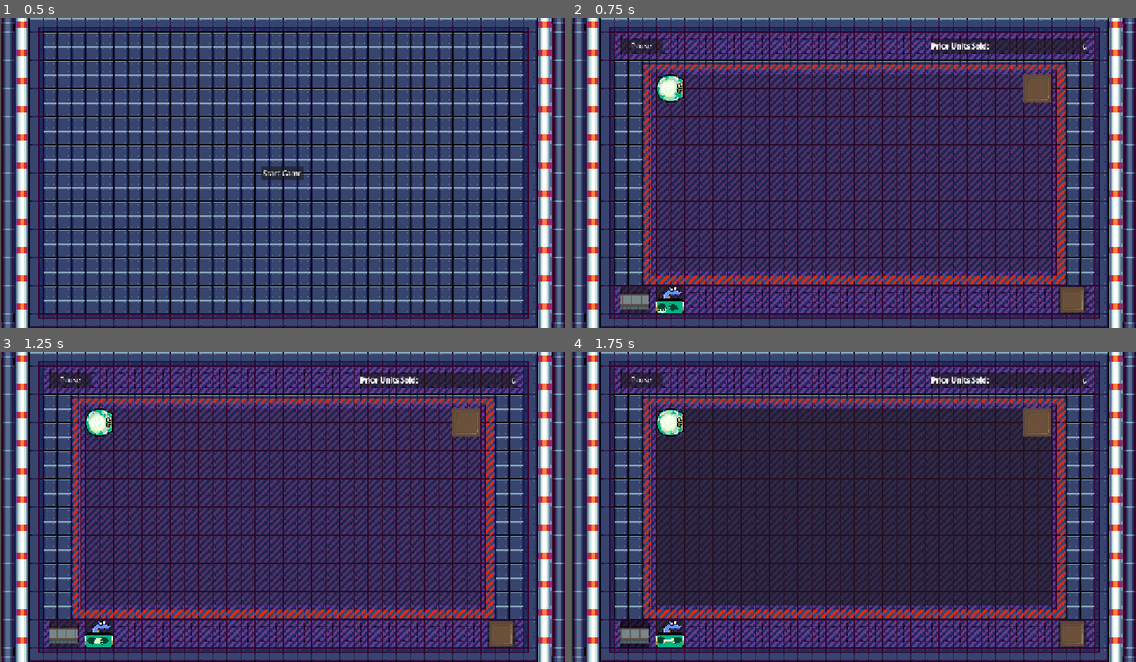
Above: before the commit, frames 1-4 (two rows, left to right).
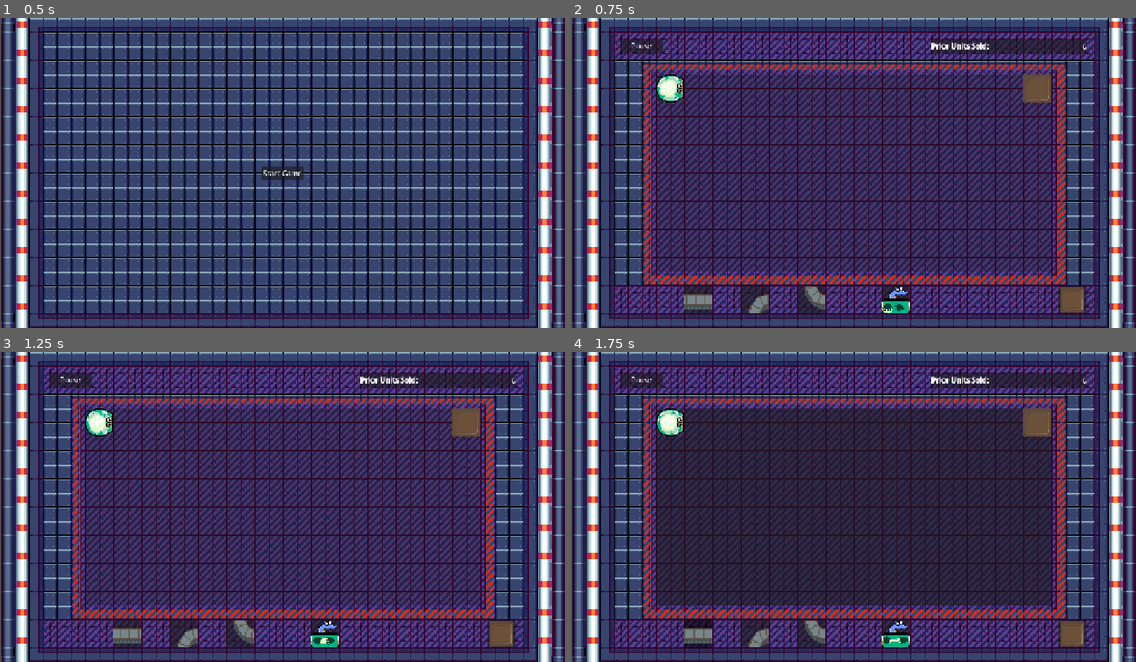
Above: after the commit, the same moments.

Repository: SemaLuna/everybodys-got-a-price
Game: Godot game, scene res://main.tscn
Two runs of this game, one before a commit and one after it. Both use one fixed random seed, a clock stepped at 60 frames per second and the inputs below.
Inputs (mouse positions are in pixels of both pictures, inside the frame that each line leads up to; where the layout moved, square brackets give the same spot in the first picture):
- Up to frame 1 (0.5 s): no input
- Up to frame 2 (0.75 s): click "Start Game" at 0.5 s
- Up to frame 3 (1.25 s): no input
- Up to frame 4 (1.75 s): click (695, 634) [633, 634] at 1.25 s

Frame 1 is identical in both runs. In frame 2, 2.4% of the frame differs, in the area x 8-60%, y 86-96%; in frame 3, 2.4%; in frame 4, 2.5%.

Commit message:
curved belts

Diff:
--- a/ui/hud.gd
+++ b/ui/hud.gd
@@ -5,7 +5,7 @@
 
 @export var conveyor_scene : PackedScene
 @export var stretch_machine_scene : PackedScene
-@onready var buttons = [$ConveyorButton, $TrashButton, $StretchMachineButton]
+@onready var buttons = [$ConveyorButton, $TrashButton, $StretchMachineButton, $ConveyorTurnRightButton, $ConveyorTurnLeftButton]
 var is_building = false
 
 func _on_pause_button_pressed() -> void:
@@ -23,16 +23,28 @@
 func _on_conveyor_button_pressed() -> void:
 	update_build_state($ConveyorButton)
 	var scene = conveyor_scene if is_building else null
-	build_mode.emit(is_building, scene)
+	build_mode.emit(is_building, scene, null)
+
+func _on_conveyor_turn_right_button_pressed() -> void:
+	update_build_state($ConveyorTurnRightButton)
+	var scene = conveyor_scene if is_building else null
+	var turn = "turn-right"
+	build_mode.emit(is_building, scene, turn)
+
+func _on_conveyor_turn_left_button_pressed() -> void:
+	update_build_state($ConveyorTurnLeftButton)
+	var scene = conveyor_scene if is_building else null
+	var turn = "turn-left"
+	build_mode.emit(is_building, scene, turn)
 
 func _on_trash_button_pressed() -> void:
 	update_build_state($TrashButton)
-	build_mode.emit(is_building, null)
+	build_mode.emit(is_building, null, null)
 
 func _on_stretch_machine_button_pressed() -> void:
 	update_build_state($StretchMachineButton)
 	var scene = stretch_machine_scene if is_building else null
-	build_mode.emit(is_building, scene)
+	build_mode.emit(is_building, scene, null)
 
 func update_build_state(button: BaseButton) -> void:
 	var currently_active_button = button.is_toggle_mode()
--- a/ui/hud.tscn
+++ b/ui/hud.tscn
@@ -8,6 +8,8 @@
 [ext_resource type="PackedScene" uid="uid://s4uewsnnvfcm" path="res://ui/hud/conveyor_button.tscn" id="4_en2x2"]
 [ext_resource type="PackedScene" uid="uid://37py3jvht7of" path="res://ui/hud/trash_button.tscn" id="6_1v5rv"]
 [ext_resource type="PackedScene" uid="uid://c4mpxdgsntrus" path="res://ui/hud/stretch_machine_button.tscn" id="7_q43x7"]
+[ext_resource type="PackedScene" uid="uid://dcvhcab2fa1g0" path="res://ui/hud/conveyor_turn_right_button.tscn" id="9_spcu4"]
+[ext_resource type="PackedScene" uid="uid://drepkqatb6cd2" path="res://ui/hud/conveyor_turn_left_button.tscn" id="10_ff8ar"]
 
 [sub_resource type="TileSetAtlasSource" id="TileSetAtlasSource_en2x2"]
 texture = ExtResource("4_7ihmi")
@@ -139,9 +141,9 @@
 offset_bottom = 80.0
 
 [node name="ConveyorButton" parent="." unique_id=239623468 instance=ExtResource("4_en2x2")]
-offset_left = 112.0
+offset_left = 256.0
 offset_top = 608.0
-offset_right = 176.0
+offset_right = 320.0
 offset_bottom = 672.0
 
 [node name="TrashButton" parent="." unique_id=88536468 instance=ExtResource("6_1v5rv")]
@@ -151,12 +153,26 @@
 offset_bottom = 672.0
 
 [node name="StretchMachineButton" parent="." unique_id=1452956942 instance=ExtResource("7_q43x7")]
-offset_left = 192.0
+offset_left = 704.0
 offset_top = 608.0
-offset_right = 256.0
+offset_right = 768.0
+offset_bottom = 672.0
+
+[node name="ConveyorTurnRightButton" parent="." unique_id=1638303112 instance=ExtResource("9_spcu4")]
+offset_left = 384.0
+offset_top = 608.0
+offset_right = 448.0
+offset_bottom = 672.0
+
+[node name="ConveyorTurnLeftButton" parent="." unique_id=577556969 instance=ExtResource("10_ff8ar")]
+offset_left = 512.0
+offset_top = 608.0
+offset_right = 576.0
 offset_bottom = 672.0
 
 [connection signal="pressed" from="PauseButton" to="." method="_on_pause_button_pressed"]
 [connection signal="pressed" from="ConveyorButton" to="." method="_on_conveyor_button_pressed"]
 [connection signal="pressed" from="TrashButton" to="." method="_on_trash_button_pressed"]
 [connection signal="pressed" from="StretchMachineButton" to="." method="_on_stretch_machine_button_pressed"]
+[connection signal="pressed" from="ConveyorTurnRightButton" to="." method="_on_conveyor_turn_right_button_pressed"]
+[connection signal="pressed" from="ConveyorTurnLeftButton" to="." method="_on_conveyor_turn_left_button_pressed"]
--- /dev/null
+++ b/ui/hud/conveyor_turn_left_button.tscn
@@ -0,0 +1,64 @@
+[gd_scene format=3 uid="uid://drepkqatb6cd2"]
+
+[ext_resource type="Texture2D" uid="uid://bemveqdmvn3vp" path="res://assets/test-sprites/tilesets/conveyor belt 21x21.png" id="1_o44b6"]
+
+[sub_resource type="AtlasTexture" id="AtlasTexture_o44b6"]
+atlas = ExtResource("1_o44b6")
+region = Rect2(21, 84, 21, 21)
+
+[sub_resource type="AtlasTexture" id="AtlasTexture_5w780"]
+atlas = ExtResource("1_o44b6")
+region = Rect2(42, 84, 21, 21)
+
+[sub_resource type="AtlasTexture" id="AtlasTexture_7qsmj"]
+atlas = ExtResource("1_o44b6")
+region = Rect2(63, 84, 21, 21)
+
+[sub_resource type="AtlasTexture" id="AtlasTexture_ajnis"]
+atlas = ExtResource("1_o44b6")
+region = Rect2(84, 84, 21, 21)
+
+[sub_resource type="AtlasTexture" id="AtlasTexture_8toka"]
+atlas = ExtResource("1_o44b6")
+region = Rect2(105, 84, 21, 21)
+
+[sub_resource type="AtlasTexture" id="AtlasTexture_pl2k1"]
+atlas = ExtResource("1_o44b6")
+region = Rect2(126, 84, 21, 21)
+
+[sub_resource type="SpriteFrames" id="SpriteFrames_pw6jo"]
+animations = [{
+"frames": [{
+"duration": 1.0,
+"texture": SubResource("AtlasTexture_o44b6")
+}, {
+"duration": 1.0,
+"texture": SubResource("AtlasTexture_5w780")
+}, {
+"duration": 1.0,
+"texture": SubResource("AtlasTexture_7qsmj")
+}, {
+"duration": 1.0,
+"texture": SubResource("AtlasTexture_ajnis")
+}, {
+"duration": 1.0,
+"texture": SubResource("AtlasTexture_8toka")
+}, {
+"duration": 1.0,
+"texture": SubResource("AtlasTexture_pl2k1")
+}],
+"loop": 1,
+"name": &"default",
+"speed": 5.0
+}]
+
+[node name="ConveyorTurnRightButton" type="Button" unique_id=1638303112]
+
+[node name="AnimatedSprite2D" type="AnimatedSprite2D" parent="." unique_id=355431299 groups=["Animations"]]
+position = Vector2(32, 32)
+scale = Vector2(3, 3)
+sprite_frames = SubResource("SpriteFrames_pw6jo")
+autoplay = "default"
+frame = 1
+frame_progress = 0.83836997
+metadata/_edit_group_ = true
--- /dev/null
+++ b/ui/hud/conveyor_turn_right_button.tscn
@@ -0,0 +1,62 @@
+[gd_scene format=3 uid="uid://dcvhcab2fa1g0"]
+
+[ext_resource type="Texture2D" uid="uid://bemveqdmvn3vp" path="res://assets/test-sprites/tilesets/conveyor belt 21x21.png" id="1_7ify1"]
+
+[sub_resource type="AtlasTexture" id="AtlasTexture_7ify1"]
+atlas = ExtResource("1_7ify1")
+region = Rect2(21, 21, 21, 21)
+
+[sub_resource type="AtlasTexture" id="AtlasTexture_pw6jo"]
+atlas = ExtResource("1_7ify1")
+region = Rect2(42, 21, 21, 21)
+
+[sub_resource type="AtlasTexture" id="AtlasTexture_i41i2"]
+atlas = ExtResource("1_7ify1")
+region = Rect2(63, 21, 21, 21)
+
+[sub_resource type="AtlasTexture" id="AtlasTexture_khtnk"]
+atlas = ExtResource("1_7ify1")
+region = Rect2(84, 21, 21, 21)
+
+[sub_resource type="AtlasTexture" id="AtlasTexture_32vda"]
+atlas = ExtResource("1_7ify1")
+region = Rect2(105, 21, 21, 21)
+
+[sub_resource type="AtlasTexture" id="AtlasTexture_plpgo"]
+atlas = ExtResource("1_7ify1")
+region = Rect2(126, 21, 21, 21)
+
+[sub_resource type="SpriteFrames" id="SpriteFrames_pw6jo"]
+animations = [{
+"frames": [{
+"duration": 1.0,
+"texture": SubResource("AtlasTexture_7ify1")
+}, {
+"duration": 1.0,
+"texture": SubResource("AtlasTexture_pw6jo")
+}, {
+"duration": 1.0,
+"texture": SubResource("AtlasTexture_i41i2")
+}, {
+"duration": 1.0,
+"texture": SubResource("AtlasTexture_khtnk")
+}, {
+"duration": 1.0,
+"texture": SubResource("AtlasTexture_32vda")
+}, {
+"duration": 1.0,
+"texture": SubResource("AtlasTexture_plpgo")
+}],
+"loop": 1,
+"name": &"default",
+"speed": 5.0
+}]
+
+[node name="ConveyorTurnRightButton" type="Button" unique_id=1638303112]
+
+[node name="AnimatedSprite2D" type="AnimatedSprite2D" parent="." unique_id=355431299 groups=["Animations"]]
+position = Vector2(32, 32)
+scale = Vector2(3, 3)
+sprite_frames = SubResource("SpriteFrames_pw6jo")
+autoplay = "default"
+metadata/_edit_group_ = true
--- a/ui/planning_phase.gd
+++ b/ui/planning_phase.gd
@@ -10,12 +10,14 @@
 var producerInstance = null
 var trashInstance = null
 var building_scene: PackedScene
+var direction = null
 
 func _ready() -> void:
 	populate_grid()
 
-func build_mode(is_active: bool, building) -> void:
+func build_mode(is_active: bool, building, turn) -> void:
 	building_scene = building if is_active else null
+	direction = turn
 	toggle_cells(is_active)
 
 func populate_grid() -> void:
@@ -56,4 +58,9 @@
 	if building_scene != null:
 		var machine_instance = building_scene.instantiate()
 		cell.add_child(machine_instance)
+		if direction != null:
+			if direction == "turn-right":
+				machine_instance.set_direction(direction)
+			if direction == "turn-left":
+				machine_instance.set_direction(direction)
 		machine_instance.translate(halfCell)
--- a/ui/planning_phase/conveyor.gd
+++ b/ui/planning_phase/conveyor.gd
@@ -2,15 +2,22 @@
 
 @onready var item_holder = $ItemHolder
 @onready var detector = $Detector
+@onready var animatedSprite = $AnimatedSprite2D
 
-func set_direction():
+func start_direction():
 	## Requires thorough implementation for now it will simple receive from left deposit right
 	## the default detector position is centered on the conveyor, we will need to point it towards the next conveyor
 	detector.position = Vector2.RIGHT * 64
+	animatedSprite.play("default")
+
 
 # Sets the direction for the conveyor at the very start
 func _ready():
-	set_direction()
+	start_direction()
+
+func set_direction(direction):
+	if direction != null:
+		animatedSprite.play(direction)
 
 func can_receive_item():
 	return item_holder.get_child_count() == 0
--- a/ui/planning_phase/conveyor.tscn
+++ b/ui/planning_phase/conveyor.tscn
@@ -32,6 +32,54 @@
 atlas = ExtResource("1_ktqbe")
 region = Rect2(126, 231, 21, 21)
 
+[sub_resource type="AtlasTexture" id="AtlasTexture_o31ag"]
+atlas = ExtResource("1_ktqbe")
+region = Rect2(21, 84, 21, 21)
+
+[sub_resource type="AtlasTexture" id="AtlasTexture_r6sn6"]
+atlas = ExtResource("1_ktqbe")
+region = Rect2(42, 84, 21, 21)
+
+[sub_resource type="AtlasTexture" id="AtlasTexture_yshyo"]
+atlas = ExtResource("1_ktqbe")
+region = Rect2(63, 84, 21, 21)
+
+[sub_resource type="AtlasTexture" id="AtlasTexture_iv1s5"]
+atlas = ExtResource("1_ktqbe")
+region = Rect2(84, 84, 21, 21)
+
+[sub_resource type="AtlasTexture" id="AtlasTexture_b5ci7"]
+atlas = ExtResource("1_ktqbe")
+region = Rect2(105, 84, 21, 21)
+
+[sub_resource type="AtlasTexture" id="AtlasTexture_86m52"]
+atlas = ExtResource("1_ktqbe")
+region = Rect2(126, 84, 21, 21)
+
+[sub_resource type="AtlasTexture" id="AtlasTexture_jbpir"]
+atlas = ExtResource("1_ktqbe")
+region = Rect2(21, 21, 21, 21)
+
+[sub_resource type="AtlasTexture" id="AtlasTexture_eoloq"]
+atlas = ExtResource("1_ktqbe")
+region = Rect2(42, 21, 21, 21)
+
+[sub_resource type="AtlasTexture" id="AtlasTexture_ol5vm"]
+atlas = ExtResource("1_ktqbe")
+region = Rect2(63, 21, 21, 21)
+
+[sub_resource type="AtlasTexture" id="AtlasTexture_shn0i"]
+atlas = ExtResource("1_ktqbe")
+region = Rect2(84, 21, 21, 21)
+
+[sub_resource type="AtlasTexture" id="AtlasTexture_6xa68"]
+atlas = ExtResource("1_ktqbe")
+region = Rect2(105, 21, 21, 21)
+
+[sub_resource type="AtlasTexture" id="AtlasTexture_22gje"]
+atlas = ExtResource("1_ktqbe")
+region = Rect2(126, 21, 21, 21)
+
 [sub_resource type="SpriteFrames" id="SpriteFrames_dfegk"]
 animations = [{
 "frames": [{
@@ -56,6 +104,52 @@
 "loop": 1,
 "name": &"default",
 "speed": 5.0
+}, {
+"frames": [{
+"duration": 1.0,
+"texture": SubResource("AtlasTexture_o31ag")
+}, {
+"duration": 1.0,
+"texture": SubResource("AtlasTexture_r6sn6")
+}, {
+"duration": 1.0,
+"texture": SubResource("AtlasTexture_yshyo")
+}, {
+"duration": 1.0,
+"texture": SubResource("AtlasTexture_iv1s5")
+}, {
+"duration": 1.0,
+"texture": SubResource("AtlasTexture_b5ci7")
+}, {
+"duration": 1.0,
+"texture": SubResource("AtlasTexture_86m52")
+}],
+"loop": 1,
+"name": &"turn-left",
+"speed": 5.0
+}, {
+"frames": [{
+"duration": 1.0,
+"texture": SubResource("AtlasTexture_jbpir")
+}, {
+"duration": 1.0,
+"texture": SubResource("AtlasTexture_eoloq")
+}, {
+"duration": 1.0,
+"texture": SubResource("AtlasTexture_ol5vm")
+}, {
+"duration": 1.0,
+"texture": SubResource("AtlasTexture_shn0i")
+}, {
+"duration": 1.0,
+"texture": SubResource("AtlasTexture_6xa68")
+}, {
+"duration": 1.0,
+"texture": SubResource("AtlasTexture_22gje")
+}],
+"loop": 1,
+"name": &"turn-right",
+"speed": 5.0
 }]
 
 [node name="Conveyor" type="Area2D" unique_id=1667239738]
@@ -71,6 +165,7 @@
 scale = Vector2(3, 3)
 sprite_frames = SubResource("SpriteFrames_dfegk")
 autoplay = "default"
+frame_progress = 0.4547553
 metadata/_edit_group_ = true
 
 [node name="Detector" parent="." unique_id=873267539 instance=ExtResource("3_k415x")]
